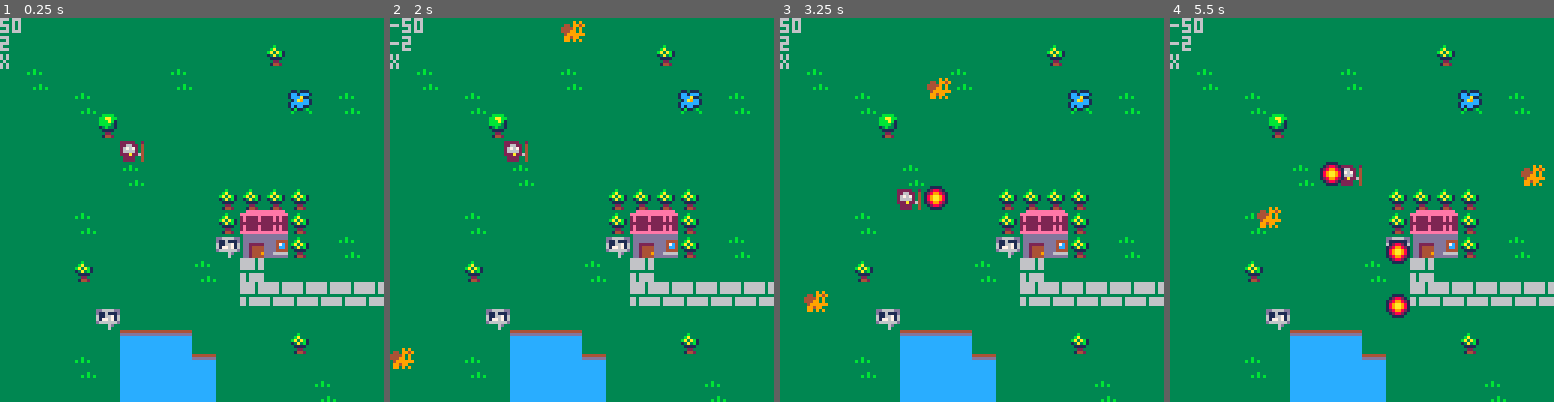
Above: before the commit, frames 1-4 (left to right).
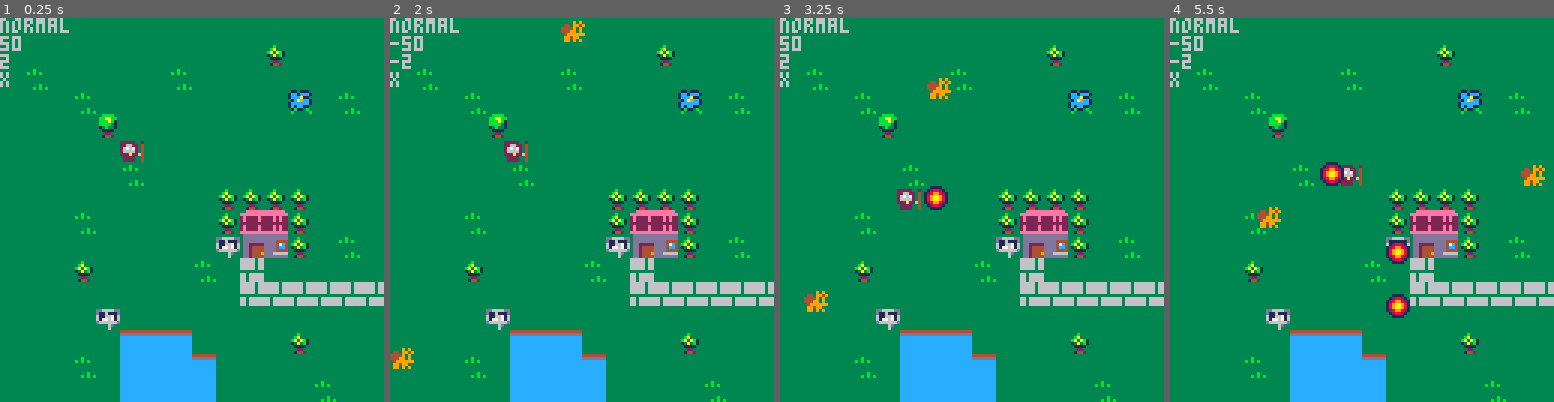
Above: after the commit, the same moments.

Repository: adatechschool/doris-pico-8-mickael-yoann-onat
Game: PICO-8 cartridge yom.p8
Two runs of this game, one before a commit and one after it. Both use one fixed random seed, a clock stepped at 60 frames per second and the inputs below.
Inputs:
- Up to frame 1 (0.25 s): no input
- Up to frame 2 (2 s): tap X (X key) at 1.07 s; hold Left from 1.97 s (still down)
- Up to frame 3 (3.25 s): tap X (X key) every 0.33 s from 2.07 to 3.07 s; release Left at 2.37 s; hold Down 2.42-2.82 s; hold Right from 2.87 s (still down)
- Up to frame 4 (5.5 s): tap X (X key) every 0.33 s from 3.4 to 5.4 s; release Right at 3.53 s; hold Up 3.58-4.08 s; hold Right 4.13-4.53 s; hold Down 4.58-5.08 s; hold Left from 5.13 s (still down)

The runs differ from the first frame. In frame 1, 0.5% of the frame differs, in the area x 0-18%, y 0-18%; in frame 2, 0.6%; in frame 3, 0.5%; in frame 4, 0.6%.

Commit message:
Changement d'état en passant sur les sprites feu, eau et plante

Diff:
--- a/yom.p8
+++ b/yom.p8
@@ -4,7 +4,6 @@
 
 function _init()
  create_player()
---  create_chest()
  sorts={}
  enemies={}
 	count_time = 200
@@ -36,7 +35,6 @@
 	cls()
 	draw_map()
 	draw_player()
-	-- draw_chest()
 
 	--enemies
 	for e in all (enemies) do
@@ -44,7 +42,7 @@
 	end
 
 	for s in all (sorts) do
-		spr(41,s.x*8,s.y*8)
+		spr(p.power_sprite,s.x*8,s.y*8)
 	end
 	print(p.portee)
 	print(p.ballspeed)
@@ -97,9 +95,11 @@
 	start_ox=0,start_oy=0,
 	anim_t=0,
 	sprite=40,
-	power=0,ballspeed=2,portee=50,
+	power=1,ballspeed=2,portee=50,
 	life=2,
-	axe="x"
+	axe="x",
+	state="normal",
+	power_sprite=41
 	}
 end
 
@@ -108,6 +108,7 @@
 
 function draw_player()
 	spr(p.sprite,p.x*8+p.ox,p.y*8+p.oy)
+	print(p.state)
 end
 
 sens = 0
@@ -177,8 +178,27 @@
 
 --  //end
 -- //end
-
-
+change_state()
+
+end
+
+
+--interaction pilliers
+
+function change_state()
+	if check_flag(1,p.x,p.y) then
+	p.sprite=36
+	p.state="fire"
+	p.power_sprite=57
+	elseif check_flag(2,p.x,p.y) then
+	p.sprite=37
+	p.state="water"
+	p.power_sprite=58
+	elseif check_flag(3,p.x,p.y) then
+	p.sprite=38
+	p.state="plant"
+	p.power_sprite=59
+	end
 end
 
 
@@ -190,6 +210,7 @@
 
 
 function shoot()
+sfx(06)
 local player_x=p.x
 local player_y=p.y
 local player_portee = p.portee
@@ -207,7 +228,7 @@
 	add(sorts,new_ball)
 end
 
---t={portee=20}
+
 
 function update_sorts()
 	for i, s in ipairs(sorts) do
@@ -325,7 +346,7 @@
 
 
 			if ((s.x-e.x)<0.8) and ((s.y-e.y)<0.8) and ((s.x-e.x>-0.8)) and ((s.y-e.y)>-0.8)then
-				e.life -=1
+				e.life-=p.power
 				del(sorts,s)
 			end
 
@@ -341,32 +362,80 @@
 end
 
 -->8
---health
-
-function init_health()
-	health=100
-end
-
-function update_health()
-	health-=0.3
-end
--->8
---collision
-
--- function create_chest()
--- 	c={x=5,y=5,sprite=26,life=4}
--- end
-
--- function draw_chest()
--- 	spr(c.sprite,c.x*8,c.y*8)
--- end
-
-function collision(s,c)
-  return not (s.x > c.x + 8
-              or s.y > c.y + 8
-              or s.x + 8 < c.x
-              or s.y + 8 < c.y)
-end
+-- tables
+
+--[[
+sorts
+normal={sprite=40,
+								power=1,
+								power_sprite=41
+								--sfx(06),
+								--ballspeed=2,
+								--portee=50,
+								--active=true
+							}
+
+fire		={sprite=36,
+								power=1,
+								power_sprite=57
+								--sfx(03),
+								--ballspeed=2,
+								--portee=50,
+								--active=false
+							}
+
+water	={sprite=37,
+								power=1,
+								power_sprite=58
+								--sfx(04),
+								--ballspeed=2,
+								--portee=50,
+								--active=false
+							}
+
+plant	={sprite=38,
+								power=1,
+								power_sprite=59
+								--sfx(05),
+								--ballspeed=2,
+								--portee=50,
+							 --active=false
+							}
+
+
+----------------------------
+enemies
+
+e={normal, fire, water, plant}
+
+e.normal={spr=44,life=4}
+
+e.fire={spr=45,life=4}
+
+e.water={spr=46,life=4}
+
+e.plant={spr=47,life=4}
+
+
+if p.fire then
+	else if e.water then
+ 	p.fire.power=0
+	else if e.plant then
+ 	p.fire.power=2
+
+else if p.water then
+ if e.fire then
+ 	p.water.power=2
+ else if e.plant then
+ 	p.water.power=0
+
+else if p.plant then
+ if e.fire then
+ 	p.plant.power=0
+	else if e.water then
+ 	p.plant.power=2
+
+]]
 __gfx__
 dddddddd3333333333bbbb33cccccccc4444444433333333444444443333333333333333311311134d4d4d4dd6d6545422f44407777777773366663333333333
 dddddddd333333333bbaabb3ccccccccdddddddd333b33334444444433633333333b33331cc1ccc155555554d6d65d5d22f44407777777773663366333333833
@@ -385,21 +454,21 @@
 2e2222e2222e2e223ddcccc35666666533336d337777cccc333223333888888344444404663666664a4444a44a4444a409900009d666d6660ddd0dddd0444405
 eeeeeeeeeeeeeeee33dddc33455555543333633377777cc7331992333388883300000000663666664a4444a44a4444a400000000dddddddd00000000d0444405
 3ddddddddddddddd0d555550dddddddd000000000000000000000000000000000000000000111100d5555ddd0000000000000000000000000000000000000000
-3dddddddddddddddd0000005dddddddd88888008ccccc00c333330037777700a2222200201288210d5665ddd0000000000009090000000000000000000000000
-3ddddddddddd4444d0400005dddddddd88668804cc66cc0433663304776677042266220412899821d55555550088066004409949000000000000000000000000
-3dd22222dddd47c4d0400005dddddddd86767804c6767c043676730476a6a70426767204189aa981dddd5dd50088866044449090000000000000000000000000
-3dd24444dddd4cc4d0400005dddddddd86666804c6666c04366663047666670426666204189aa981dddd55550088866044499090000000000000000000000000
-3dd24444dddd4444d0400005dddddddd888a8864cccacc64333a3364777a7764222a226412899821d5555ddd0008860004999999000000000000000000000000
-3dd24449ddd66666d0401005dddddddd088880040cccc00403333004077770040222200401288210d5dd5ddd0000800009949900000000000000000000000000
-3dd24444ddddddddd0410105dddddddd088880040cccc00403333004077770040222200400111100d5555ddd0000000009909090000000000000000000000000
-00000000000000000000000000000000000000000000000000000000000000000000000000000000000000000000000000000000000000000000000000000000
-00000000000000000000000000000000888880000000000000000000000000002222200000000000000000000000000000000000000000000000000000000000
-00000000000000000000000000000000886688000000000000000000000000002266220000000000000000000000000000000000000000000000000000000000
-00000000000000000000000000000000867678000000000000000000000000002676720000000000000000000000000000000000000000000000000000000000
-00000000000000000000000000000000866668000000000000000000000000002666620000000000000000000000000000000000000000000000000000000000
-00000000000000000000000000000000444444480000000000000000000000004444444200000000000000000000000000000000000000000000000000000000
-00000000000000000000000000000000088880000000000000000000000000000222200000000000000000000000000000000000000000000000000000000000
-00000000000000000000000000000000088880000000000000000000000000000222200000000000000000000000000000000000000000000000000000000000
+3dddddddddddddddd0000005dddddddd88888008ccccc00cbbbbb00b7777700a2222200201288210d5665ddd0000000000009090000000000000000000000000
+3ddddddddddd4444d0400005dddddddd88668804cc66cc04bb66bb04776677042266220412899821d55555550088066004409949000000000000000000000000
+3dd22222dddd47c4d0400005dddddddd86767804c6767c04b6767b0476a6a70426767204189aa981dddd5dd50088866044449090000000000000000000000000
+3dd24444dddd4cc4d0400005dddddddd86666804c6666c04b6666b047666670426666204189aa981dddd55550088866044499090000000000000000000000000
+3dd24444dddd4444d0400005dddddddd888a8864cccacc64bbbabb64777a7764222a226412899821d5555ddd0008860004999999000000000000000000000000
+3dd24449ddd66666d0401005dddddddd088880040cccc0040bbbb004077770040222200401288210d5dd5ddd0000800009949900000000000000000000000000
+3dd24444ddddddddd0410105dddddddd088880040cccc0040bbbb004077770040222200400111100d5555ddd0000000009909090000000000000000000000000
+00000000000000000000000000000000000000000000000000000000000000000000000000000000000000000000000000000000000000000000000000000000
+00000000000000000000000000000000888880000000000000000000000000002222200000111100000000000000000000000000000000000000000000000000
+00000000000000000000000000000000886688000000000000000000000000002266220001888810000111100011110000000000000000000000000000000000
+00000000000000000000000000000000867678000000000000000000000000002676720018999981011ccc7101bbb71000000000000000000000000000000000
+00000000000000000000000000000000866668000000000000000000000000002666620089a77a981ccccccc1bbbbb3100000000000000000000000000000000
+00000000000000000000000000000000444444480000000000000000000000004444444218999981011cccc10133331000000000000000000000000000000000
+00000000000000000000000000000000088880000000000000000000000000000222200001888810000111100011110000000000000000000000000000000000
+00000000000000000000000000000000088880000000000000000000000000000222200000111100000000000000000000000000000000000000000000000000
 00000000000000000000000000000000000000000000000000000000000000000000000000000000000000000000000000000000000000000000000000000000
 00000000000000000000000000000000000000000000000000000000000000000000000000000000000000000000000000000000000000000000000000000000
 00000000000000000000000000000000000000000000000000000000000000000000000000000000000000000000000000000000000000000000000000000000
@@ -497,7 +566,7 @@
 10101010101010101010101010101010101010101010101010101010101010101010101010101010101010101010101010101010101010101010101010101010
 10000000000000000000000000000000000000000000000000000000000000000000000000000000000000000000000000000000000000000000000000000000
 __gff__
-0000010101010000000201010000010001010200010001020100000000000100010100000000000080000000010000000000000000000000000000000000000000000000000000000000000000000000000000000000000000000000000000000000000000000000000000000000000000000000000000000000000000000000
+0000010101010000000801010000010001010400010001020100000000000100010100000000000080000000010000000000000000000000000000000000000000000000000000000000000000000000000000000000000000000000000000000000000000000000000000000000000000000000000000000000000000000000
 0000000000000000000000000000000000000000000000000000000000000000000000000000000000000000000000000000000000000000000000000000000000000000000000000000000000000000000000000000000000000000000000000000000000000000000000000000000000000000000000000000000000000000
 __map__
 0101010101010101010101010101010101010101010101010101010101010101010101010101010101010101010101010101010101010f01010101010101010101000000020202020202020202020202020202020202050505050505050505161616161616161616161616161616161616161616161616161616161616161616
Not shown, changed: the sound effects (__sfx__) section of yom.p8
